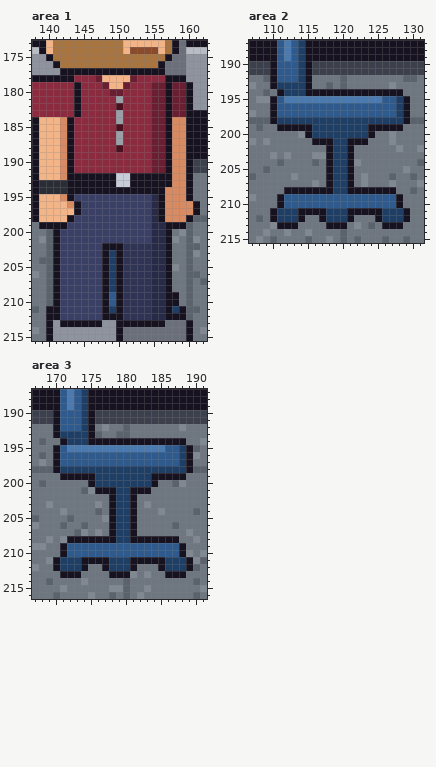
File history of a pixel-art file, office/breakout_d.aseprite. Above: the version before the commit.
320x320 pixels, 1 frame. Colours within 5 levels of each other are drawn and written as one. Shown: area 1: x 138..162, y 173..215; area 2: x 107..131, y 187..215; area 3: x 167..191, y 187..216. The commit also changed other parts of the picture, which this record leaves out.
After:
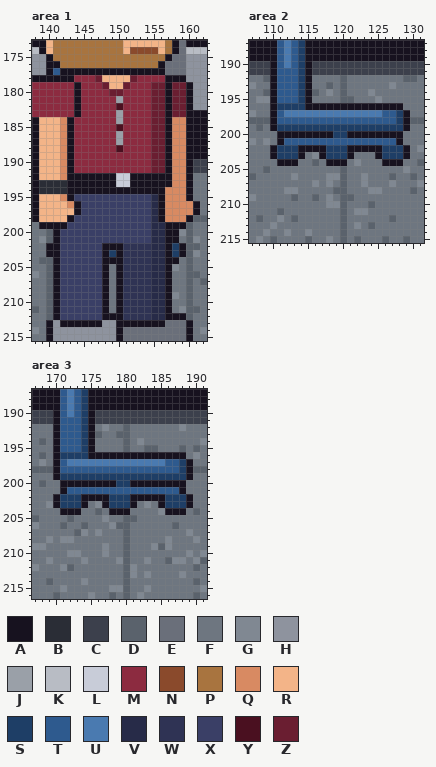
Palette (. is transparent): A #17121f  B #2a2d36  C #3c404c  D #5a626c  E #6a6f7a  F #6e7680  G #808892  H #8e939e  J #9aa0a8  K #b8bcc4  L #c8ccd8  M #8c2b40  N #8a4a2c  P #a8743f  Q #d88a62  R #f3b488  S #1e3e66  T #2e5a8e  U #4a7ab0  V #272b48  W #2f3354  X #3a3f66  Y #4a1020  Z #6a1e31
Difference:
Changed rows in their new state; - is an unchanged pixel.
Area 1, layer "Seats":
first column x 140:
176 A-
177 AT
first column x 140:
200 ------------------A-
201 ------------------A-
202 A-----------------SA
203 A-----------------SA
204 ---------A--------A-
205 ---------F----------
206 ---------F----------
207 ---------F----------
208 ---------F----------
209 ---------F--------G-
210 ---------F--------F-
211 D--------F--------FG
212 D-------------------
Area 2, layer "Seats":
first column x 110:
190 --U-----------------
193 -TTT----------------
194 ATTT--DFGFDFFFGFFFF-
195 --TTSAFFFFDDFFFGFFFF
196 -SSSSAAAAAAAAAAAAAAF
197 --UUUUUUUUUUUUUU----
198 -TTTTTTTTTTTTTTTTT--
199 ASSSSS--------SSSSSA
200 -AAAA-AAA--AAA-AAAA-
201 -ATTTTTTTTTTTTTTTTA-
202 ASSSAAAAS---AAAASSSA
203 ASSSA--AS------ASSSA
204 -AAA-----AAF----AAA-
205 --------FFDF--------
206 --------GGDF--------
207 --------GFDF--------
208 --GGFFFFFDDFFFGGFF--
209 -FFDFFDFGFDDFFFFFFF-
210 -FFFFFFFGGDFFFDFFFF-
211 FDFFFFFFFFDFGGFFFFFF
212 FGFDF--FFFDF---FFDFF
213 -FFF----FFD-----FFF-
Area 3, layer "Seats":
first column x 170:
190 --U-----------------
193 -TTT----------------
194 ATTT--FFFFDFGFFFFFF-
195 --TTSAFFFFDFFDDFFFDF
196 -SSSSAAAAAAAAAAAAAAF
197 --UUUUUUUUUUUUUU----
198 -TTTTTTTTTTTTTTTTT--
199 ASSSSS--------SSSSSA
200 -AAAA-AAA--AAA-AAAA-
201 -ATTTTTTTTTTTTTTTTA-
202 ASSSAAAAS---AAAASSSA
203 ASSSA--AS------ASSSA
204 -AAA-----AAF----AAA-
205 --------FFDD--------
206 --------GDDF--------
207 --------FFDF--------
208 --GFFFFFFFDFFFFFGF--
209 -FFFFFFGFFDFFFGDGFF-
210 -FGGFFFGFFDFFFFFFFF-
211 FFFFGFFFFGDFFGFFDGGF
212 FGDFF--FFFDG---FFFFF
213 -FFF----FFD-----FFG-
Where, in picture pixels (left, top, right, bottom), the same in both pictures:
changed: (46, 61, 60, 75)
changed: (172, 229, 186, 264)
changed: (46, 243, 53, 257)
changed: (109, 257, 116, 313)
changed: (172, 292, 186, 313)
changed: (46, 306, 53, 320)
changed: (270, 61, 410, 229)
changed: (53, 410, 193, 578)
